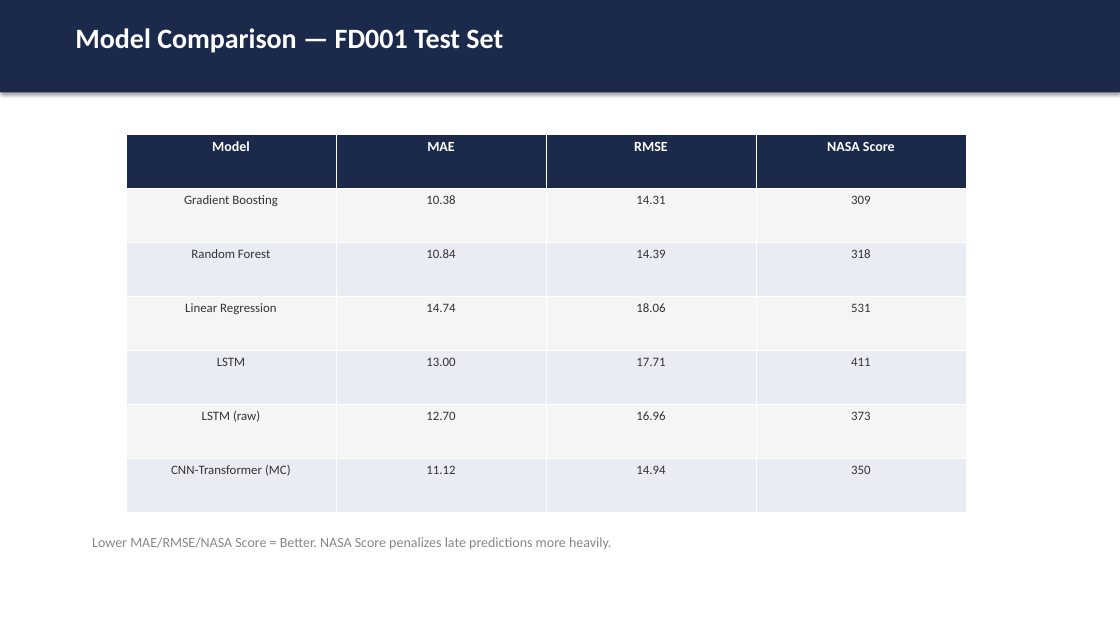
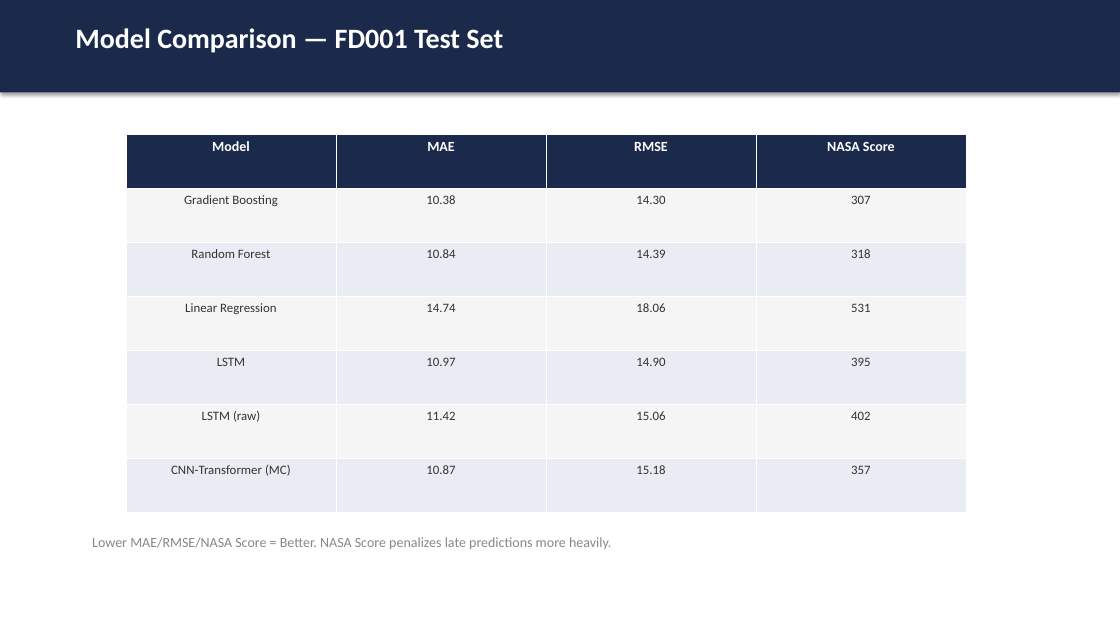
Before and after one commit to ArnabbLank/Predictive-Maintenance-RCA, a slide deck: slide 37 of reports/mid_semester_presentation.pptx. Drawn at 1120x630 pixels with LibreOffice and Linux fonts; fonts in the diff are those of the drawing. Boxes give left, top, right and bottom in pixels: in the first picture for what was removed or moved away, otherwise in the second. Text is boxed around its words. In the diff, an @@ line names an element or a change of style, - is before the commit and + after.

```diff
--- a/reports/mid_semester_presentation.pptx
+++ b/reports/mid_semester_presentation.pptx
@@ table at box(126, 134, 966, 513) @@
-row 2, column 3: 14.31
+row 2, column 3: 14.30
-row 2, column 4: 309
+row 2, column 4: 307
-row 5: LSTM | 13.00 | 17.71 | 411
+row 5: LSTM | 10.97 | 14.90 | 395
-row 6: LSTM (raw) | 12.70 | 16.96 | 373
+row 6: LSTM (raw) | 11.42 | 15.06 | 402
-row 7: CNN-Transformer (MC) | 11.12 | 14.94 | 350
+row 7: CNN-Transformer (MC) | 10.87 | 15.18 | 357
```
Also in this commit, not shown: 9 other slides changed, 37 other files.
